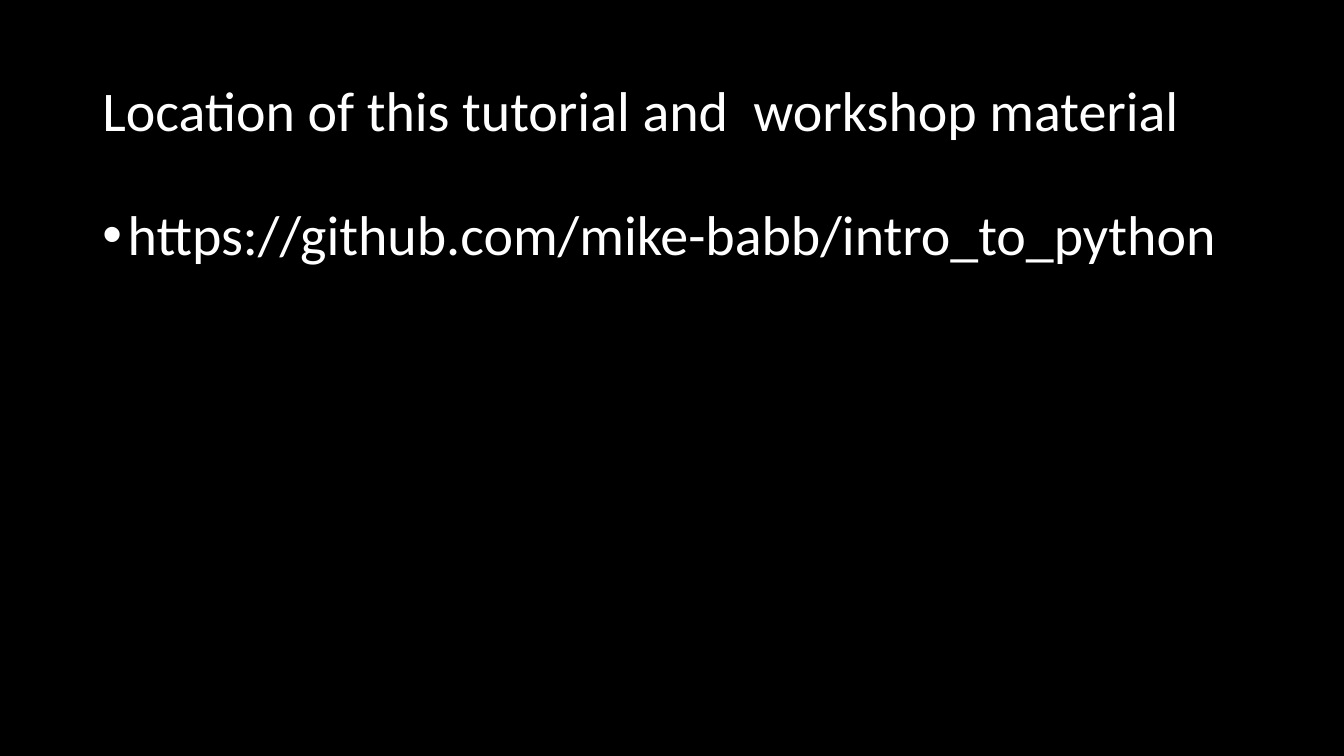
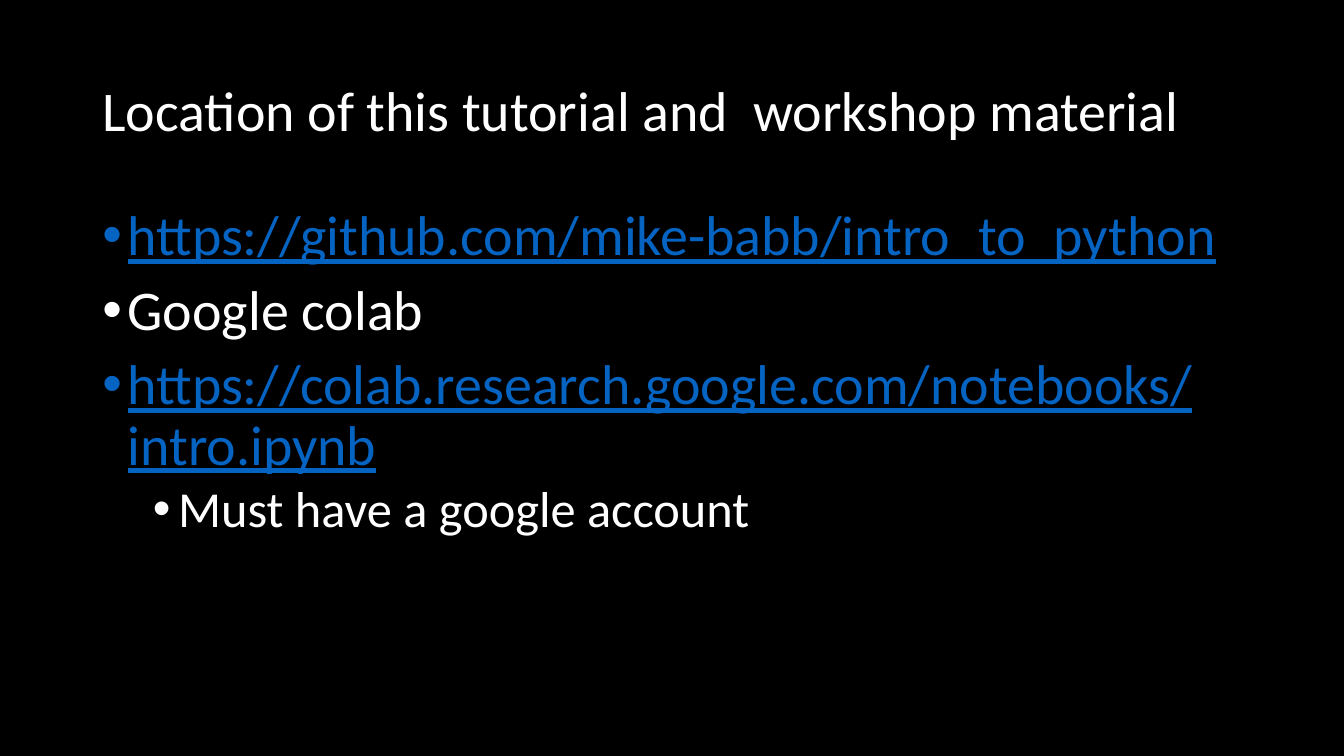
Before and after one commit to mike-babb/intro_to_python, a slide deck: slide 2 of Introduction to Python.pptx. Drawn at 1344x756 pixels with LibreOffice and Linux fonts; fonts in the diff are those of the drawing. Boxes give left, top, right and bottom in pixels: in the first picture for what was removed or moved away, otherwise in the second. Text is boxed around its words. In the diff, an @@ line names an element or a change of style, - is before the commit and + after.

Commit message:
create online notebooks

```diff
--- a/Introduction to Python.pptx
+++ b/Introduction to Python.pptx
@@ text at [128,216,1216,265]: text colour #FFFFFF to #0563C1, underline on in "https://github.com/mike-babb/intro_to_python" @@
@@ text at [128,291,1192,536]: paragraphs added @@
+• Google colab
+• https://colab.research.google.com/notebooks/intro.ipynb
+  • Must have a google account
```
Also in this commit, not shown: 1 other slide changed, 3 slides added, 7 other files.
